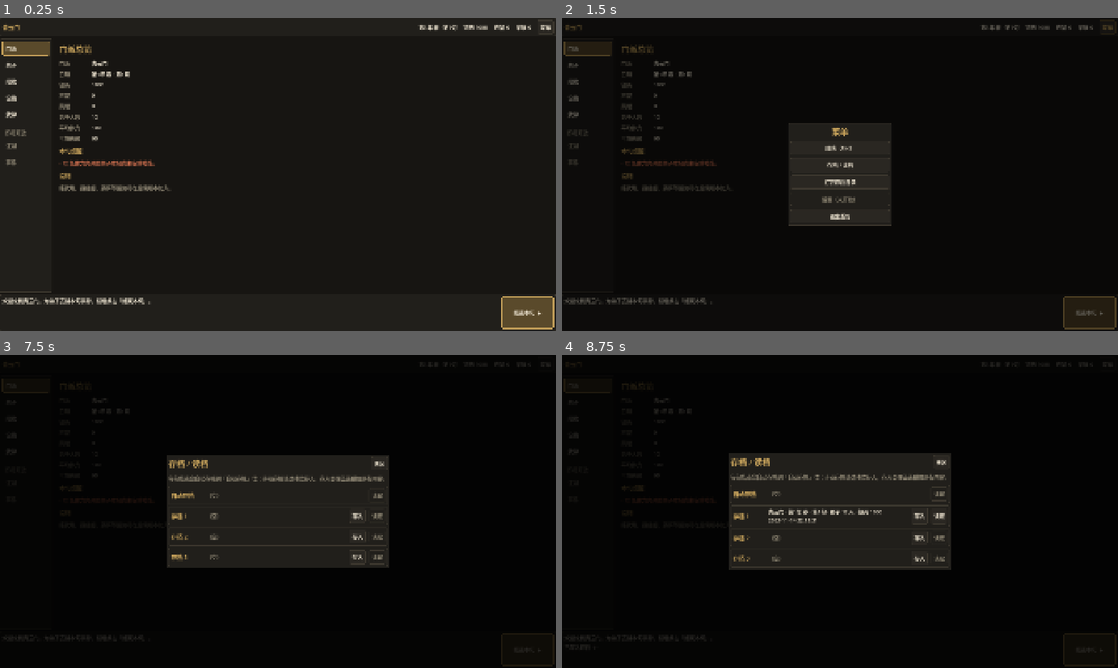
Above: before the commit, frames 1-4 (two rows, left to right).
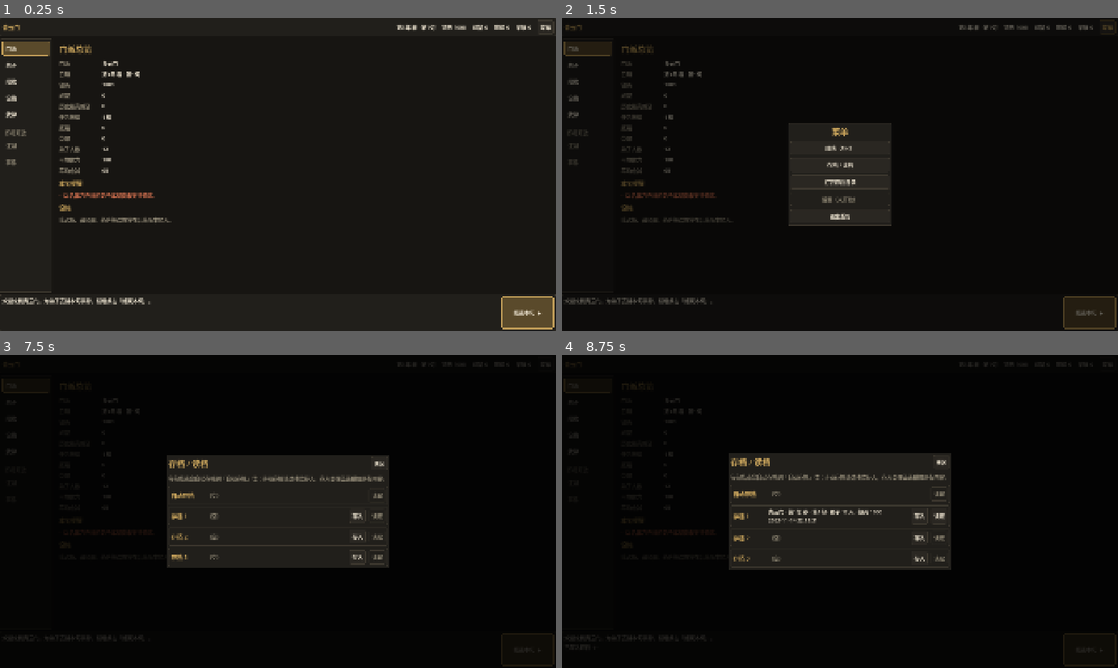
Above: after the commit, the same moments.

Repository: SingerLeo/wuxia_strategy
Game: Godot game, scene res://scenes/main.tscn
The game is run twice, just before and just after one commit, with the same random seed, the same clock (stepped at 60 frames per second) and the same inputs.
Inputs:
- Up to frame 1 (0.25 s): no input
- Up to frame 2 (1.5 s): click "门派" at 0.5 s; click "菜单" at 1.25 s
- Up to frame 3 (7.5 s): click "弟子" at 2 s; click "招收" at 2.75 s; click "设施" at 3.5 s; click "武学" at 4.25 s; click "结束本旬 ▶" at 5 s; click "继续（Esc）" at 5.75 s; click "菜单" at 6.5 s; click "存档 / 读档" at 7.25 s
- Up to frame 4 (8.75 s): click "存入" at 8 s

The runs differ from the first frame. In frame 1, 2.1% of the frame differs, in the area x 10-91%, y 2-66%; in frame 2, 1.4%; in frame 3, 0.1%; in frame 4, 0.1%.

Commit message:
Add three-resource model (silver/prestige/legacy), peak prestige and task tier
Rename sect-level 声望 to 威望 throughout; add docs/resources.md.

Co-Authored-By: Claude Sonnet 5.5 <noreply@anthropic.com>

Diff:
--- a/src/core/balance.gd
+++ b/src/core/balance.gd
@@ -41,6 +41,10 @@
 const NEILI_BASE := 20
 const NEILI_PER_SKILL := 2.0   ## 内力上限 = BASE + PER_SKILL × 内功等级
 
+# --- 门派资源（银两 / 威望 / 底蕴，见 docs/resources.md） ---
+## 可接任务等级所需的"历史最高威望"，下标 0 对应 1 级。占位数值，待任务系统做出来后再调。
+const TASK_TIER_PRESTIGE: Array[int] = [0, 50, 150, 400, 1000]
+
 # --- 新弟子生成 ---
 const ATTRIBUTE_MEAN := 35.0
 const ATTRIBUTE_DEV := 12.0
--- a/src/core/disciple_factory.gd
+++ b/src/core/disciple_factory.gd
@@ -1,7 +1,7 @@
 class_name DiscipleFactory
 extends RefCounted
 ## 生成新弟子。所有随机都来自传入的 rng，同一种子结果可复现。
-## boost：质量加成（加在属性与潜力的生成均值上），用于声望影响招生质量，见 Recruitment。
+## boost：质量加成（加在属性与潜力的生成均值上），用于威望影响招生质量，见 Recruitment。
 
 
 static func create(rng: RandomNumberGenerator, id: int, display_name: String = "", boost: float = 0.0) -> Disciple:
--- a/src/core/recruitment.gd
+++ b/src/core/recruitment.gd
@@ -1,18 +1,18 @@
 class_name Recruitment
 extends RefCounted
 ## 山门招生（B 类，P0）：每季一批候选人，玩家花银两招收。
-## 质量随门派声望提升；要价随潜力上涨。纯逻辑，不依赖场景树。
+## 质量随门派威望提升；要价随潜力上涨。纯逻辑，不依赖场景树。
 
 ## 每季候选人数
 const CANDIDATES_PER_SEASON := 3
-## 声望转化为质量加成：每 5 点声望 +1 属性/潜力期望，最多 +25
+## 威望转化为质量加成：每 5 点威望 +1 属性/潜力期望，最多 +25
 const PRESTIGE_PER_BONUS := 5
 const MAX_QUALITY_BONUS := 25.0
 ## 要价 = PRICE_BASE + 潜力
 const PRICE_BASE := 40
 
 
-## 声望带来的质量加成（加在属性与潜力的生成均值上）
+## 威望带来的质量加成（加在属性与潜力的生成均值上）
 static func quality_bonus(prestige: int) -> float:
 	return minf(float(prestige / PRESTIGE_PER_BONUS), MAX_QUALITY_BONUS)
 
--- a/src/core/sect.gd
+++ b/src/core/sect.gd
@@ -4,9 +4,12 @@
 
 var sect_name: String
 var xun: int = 0
-var silver: int = 0
-var prestige: int = 0  ## 声望：影响招生质量与外交
-var honor: int = 0     ## 荣耀值：支线任务等长期成就，见 docs/scope.md
+## 三大资源，见 docs/resources.md
+var silver: int = 0         ## 银两：购置产业、升级建筑、弟子供奉
+var prestige: int = 0       ## 威望：外交、招收弟子；可涨可跌，用 change_prestige 修改
+var prestige_peak: int = 0  ## 历史最高威望：只增不减，决定可接任务等级
+var legacy: int = 0         ## 底蕴：解锁技能树（发展 / 策略 / 武功）
+var honor: int = 0          ## 荣耀值：支线任务等长期成就，只是成绩，不是可花费资源，见 docs/scope.md
 var disciples: Array[Disciple] = []
 var rng: RandomNumberGenerator
 
@@ -24,6 +27,21 @@
 ## 以后增删条件（掌门身亡、山门失守等）只改这里，见 docs/scope.md §4。
 func is_destroyed() -> bool:
 	return disciples.is_empty()
+
+
+## 增减威望（不会低于 0），并同步历史最高威望
+func change_prestige(delta: int) -> void:
+	prestige = maxi(0, prestige + delta)
+	prestige_peak = maxi(prestige_peak, prestige)
+
+
+## 可接任务等级（从 1 开始）：由历史最高威望决定，所以威望下跌不会让已解锁的等级消失
+func task_tier() -> int:
+	var tier := 1
+	for i in Balance.TASK_TIER_PRESTIGE.size():
+		if prestige_peak >= Balance.TASK_TIER_PRESTIGE[i]:
+			tier = i + 1
+	return tier
 
 
 func current_year() -> int:
@@ -53,6 +71,8 @@
 		"xun": xun,
 		"silver": silver,
 		"prestige": prestige,
+		"prestige_peak": prestige_peak,
+		"legacy": legacy,
 		"honor": honor,
 		"rng_seed": str(rng.seed),
 		"rng_state": str(rng.state),
@@ -68,6 +88,9 @@
 	s.xun = int(data["xun"])
 	s.silver = int(data["silver"])
 	s.prestige = int(data["prestige"])
+	# 新增字段给默认值，旧存档不必升版本号
+	s.prestige_peak = maxi(int(data.get("prestige_peak", s.prestige)), s.prestige)
+	s.legacy = int(data.get("legacy", 0))
 	s.honor = int(data["honor"])
 	for dd in data["disciples"]:
 		s.disciples.append(Disciple.from_dict(dd))
--- a/src/ui/main.gd
+++ b/src/ui/main.gd
@@ -17,6 +17,7 @@
 var _menu: Control
 var _saveload: SaveLoadPanel
 var _prestige_label: Label
+var _legacy_label: Label
 var _honor_label: Label
 var _locked_header_added := false
 
@@ -171,6 +172,8 @@
 	row.add_child(_silver_label)
 	_prestige_label = Page.make_label("")
 	row.add_child(_prestige_label)
+	_legacy_label = Page.make_label("")
+	row.add_child(_legacy_label)
 	_honor_label = Page.make_label("")
 	row.add_child(_honor_label)
 	var menu_btn := Button.new()
@@ -323,6 +326,7 @@
 func _update_header() -> void:
 	_sect_label.text = Game.sect.sect_name
 	_date_label.text = UiText.date_text(Game.sect)
-	_silver_label.text = "银两 %d" % Game.sect.silver
-	_prestige_label.text = "声望 %d" % Game.sect.prestige
+	_silver_label.text = "%s %d" % [UiText.RES_SILVER, Game.sect.silver]
+	_prestige_label.text = "%s %d" % [UiText.RES_PRESTIGE, Game.sect.prestige]
+	_legacy_label.text = "%s %d" % [UiText.RES_LEGACY, Game.sect.legacy]
 	_honor_label.text = "荣耀 %d" % Game.sect.honor
--- a/src/ui/pages/recruit_page.gd
+++ b/src/ui/pages/recruit_page.gd
@@ -1,7 +1,7 @@
 class_name RecruitPage
 extends Page
 ## 招收（B 类，P0）：本季候选人列表 + 详情 + 招收/婉拒。
-## 候选人每季刷新，质量随门派声望提升；要价 = 40 + 潜力。
+## 候选人每季刷新，质量随门派威望提升；要价 = 40 + 潜力。
 
 const COLUMNS: Array[String] = ["姓名", "年龄", "专长", "性格", "要价"]
 
@@ -34,7 +34,7 @@
 	_silver_label = Page.make_label("", &"Muted")
 	head.add_child(_silver_label)
 	left.add_child(head)
-	left.add_child(Page.make_label("每季第一天刷新一批，声望越高，来投的资质越好。", &"Muted"))
+	left.add_child(Page.make_label("每季第一天刷新一批，威望越高，来投的资质越好。", &"Muted"))
 
 	_tree = Tree.new()
 	_tree.columns = COLUMNS.size()
--- a/src/ui/pages/sect_page.gd
+++ b/src/ui/pages/sect_page.gd
@@ -20,7 +20,8 @@
 	_grid.add_theme_constant_override("h_separation", 40)
 	_grid.add_theme_constant_override("v_separation", 10)
 	box.add_child(_grid)
-	for key in ["门派", "日期", "银两", "声望", "荣耀", "弟子人数", "平均体力", "平均忠诚"]:
+	for key in ["门派", "日期", UiText.RES_SILVER, UiText.RES_PRESTIGE, "历史最高威望", "任务等级",
+			UiText.RES_LEGACY, "荣耀", "弟子人数", "平均体力", "平均忠诚"]:
 		_grid.add_child(Page.make_label(key, &"Muted"))
 		var v := Page.make_label("")
 		_grid.add_child(v)
@@ -45,8 +46,11 @@
 		loyalty += d.loyalty
 	_values["门派"].text = s.sect_name
 	_values["日期"].text = UiText.date_text(s)
-	_values["银两"].text = str(s.silver)
-	_values["声望"].text = str(s.prestige)
+	_values[UiText.RES_SILVER].text = str(s.silver)
+	_values[UiText.RES_PRESTIGE].text = str(s.prestige)
+	_values["历史最高威望"].text = str(s.prestige_peak)
+	_values["任务等级"].text = "%d 级" % s.task_tier()
+	_values[UiText.RES_LEGACY].text = str(s.legacy)
 	_values["荣耀"].text = str(s.honor)
 	_values["弟子人数"].text = str(n)
 	_values["平均体力"].text = "%.0f" % (float(stamina) / maxi(n, 1))
--- a/src/ui/ui_text.gd
+++ b/src/ui/ui_text.gd
@@ -10,6 +10,10 @@
 	&"wuxing": "悟性", &"gengu": "根骨", &"shenfa": "身法", &"zhimou": "智谋",
 	&"meili": "魅力", &"lingdao": "领导力", &"dingli": "定力", &"qinhe": "亲和",
 }
+## 三大资源的显示名。第三种（解锁技能树的点数）暂名"底蕴"，想改只改这里。
+const RES_SILVER := "银两"
+const RES_PRESTIGE := "威望"
+const RES_LEGACY := "底蕴"
 const CURVE: Array[String] = ["早慧", "晚成", "稳健", "起伏"]
 const SEASON: Array[String] = ["春", "夏", "秋", "冬"]
 
--- a/tests/unit/test_recruitment.gd
+++ b/tests/unit/test_recruitment.gd
@@ -1,5 +1,5 @@
 extends GutTest
-## 招收：候选人生成、声望影响质量、要价、招收/婉拒、季节刷新。
+## 招收：候选人生成、威望影响质量、要价、招收/婉拒、季节刷新。
 
 var rng: RandomNumberGenerator
 
@@ -38,7 +38,7 @@
 		var b := Recruitment.generate(r2, 100, i * 3)[0]
 		plain += a.potential
 		famed += b.potential
-	assert_gt(famed / n - plain / n, 10.0, "声望 100 的候选人平均潜力应明显更高")
+	assert_gt(famed / n - plain / n, 10.0, "威望 100 的候选人平均潜力应明显更高")
 
 
 func test_recruit_spends_silver_and_joins_sect() -> void:
--- a/tests/unit/test_sect.gd
+++ b/tests/unit/test_sect.gd
@@ -15,6 +15,73 @@
 	for d in sect.disciples:
 		plans[d.id] = TrainingPlan.train(Balance.SKILLS[d.id % Balance.SKILLS.size()])
 	return plans
+
+
+func test_prestige_cannot_go_below_zero() -> void:
+	var sect := _make_sect(1, 0)
+	sect.change_prestige(-30)
+	assert_eq(sect.prestige, 0)
+	assert_eq(sect.prestige_peak, 0)
+
+
+func test_prestige_peak_never_decreases() -> void:
+	var sect := _make_sect(1, 0)
+	sect.change_prestige(120)
+	sect.change_prestige(-80)
+	assert_eq(sect.prestige, 40)
+	assert_eq(sect.prestige_peak, 120, "历史最高威望只增不减")
+	sect.change_prestige(50)
+	assert_eq(sect.prestige_peak, 120, "未超过旧纪录时不变")
+	sect.change_prestige(100)  # 当前 40+50+100 = 190，超过旧纪录 120
+	assert_eq(sect.prestige, 190)
+	assert_eq(sect.prestige_peak, 190)
+
+
+func test_task_tier_follows_peak_prestige_thresholds() -> void:
+	var sect := _make_sect(1, 0)
+	assert_eq(sect.task_tier(), 1)
+	sect.change_prestige(49)
+	assert_eq(sect.task_tier(), 1)
+	sect.change_prestige(1)
+	assert_eq(sect.task_tier(), 2, "达到 50 升到 2 级")
+	sect.change_prestige(1000)
+	assert_eq(sect.task_tier(), Balance.TASK_TIER_PRESTIGE.size(), "封顶在最高等级")
+
+
+func test_task_tier_survives_prestige_loss() -> void:
+	var sect := _make_sect(1, 0)
+	sect.change_prestige(200)
+	assert_eq(sect.task_tier(), 3)
+	sect.change_prestige(-190)
+	assert_eq(sect.prestige, 10)
+	assert_eq(sect.task_tier(), 3, "任务等级由历史最高威望决定，威望下跌不影响")
+
+
+func test_resources_round_trip_through_dict() -> void:
+	var sect := _make_sect(1, 2)
+	sect.silver = 777
+	sect.legacy = 42
+	sect.honor = 5
+	sect.change_prestige(300)
+	sect.change_prestige(-100)
+	var back := Sect.from_dict(sect.to_dict())
+	assert_eq(back.silver, 777)
+	assert_eq(back.legacy, 42)
+	assert_eq(back.honor, 5)
+	assert_eq(back.prestige, 200)
+	assert_eq(back.prestige_peak, 300)
+	assert_eq(back.task_tier(), sect.task_tier())
+
+
+func test_old_save_without_new_fields_still_loads() -> void:
+	var sect := _make_sect(1, 1)
+	sect.change_prestige(80)
+	var data := sect.to_dict()
+	data.erase("prestige_peak")
+	data.erase("legacy")
+	var back := Sect.from_dict(data)
+	assert_eq(back.legacy, 0)
+	assert_eq(back.prestige_peak, 80, "缺历史最高威望时至少取当前威望")
 
 
 func test_calendar() -> void:
Not shown, changed: docs/design.md
Not shown, changed: docs/plan-next.md
Not shown, added: docs/resources.md
Not shown, changed: docs/scope.md
Not shown, changed: docs/ui-map.md
